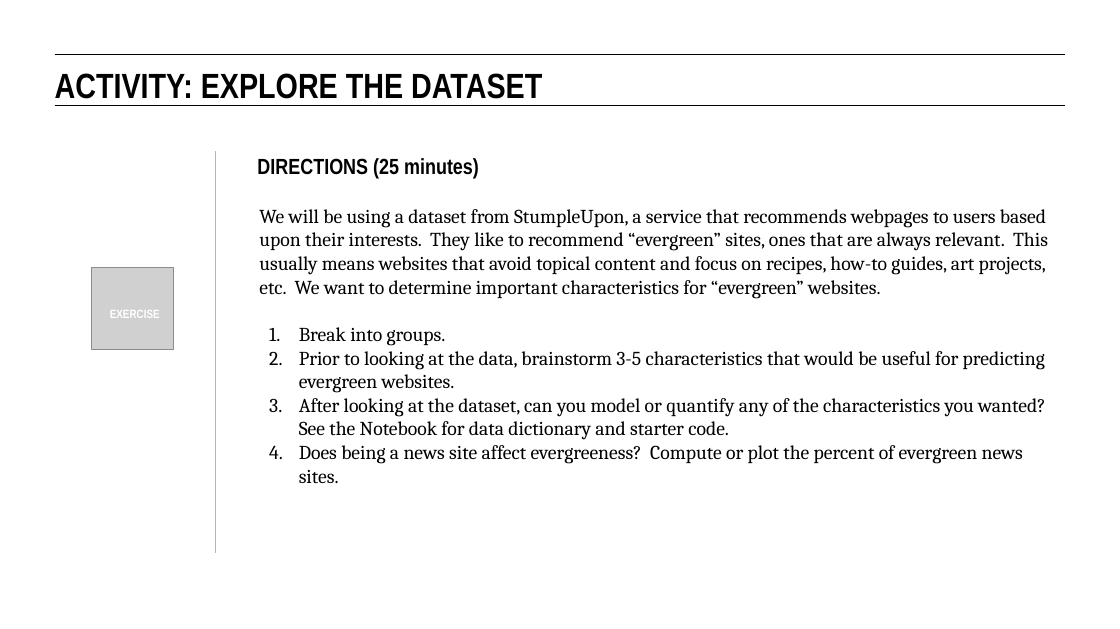
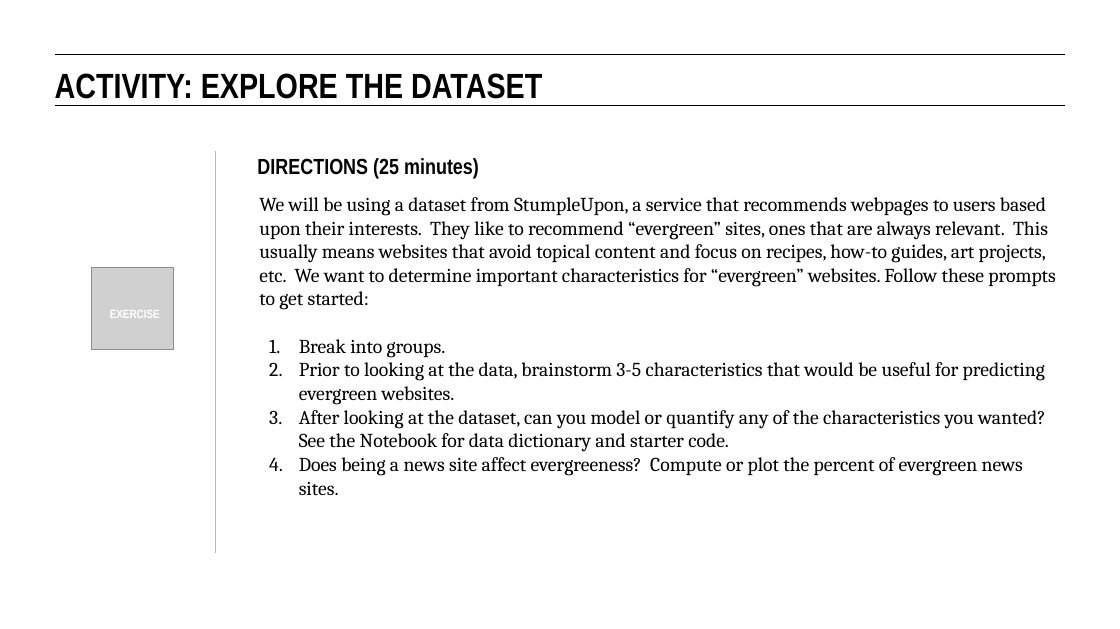
Before and after one commit to eflautt/ga-data-science, a slide deck: slide 13 of lessons/lesson-12/12-decision-trees-and-random-forests.pptx. Drawn at 1120x629 pixels with LibreOffice and Linux fonts; fonts in the diff are those of the drawing; grey boxes stand for pictures. Boxes give left, top, right and bottom in pixels: in the first picture for what was removed or moved away, otherwise in the second. Text is boxed around its words. In the diff, an @@ line names an element or a change of style, - is before the commit and + after.

```diff
--- a/lessons/lesson-12/12-decision-trees-and-random-forests.pptx
+++ b/lessons/lesson-12/12-decision-trees-and-random-forests.pptx
@@ text at [259,197,1056,310]: text changed @@
-We will be using a dataset from StumpleUpon, a service that recommends webpages to users based upon their interests. They like to recommend “evergreen” sites, ones that are always relevant. This usually means websites that avoid topical content and focus on recipes, how-to guides, art projects, etc. We want to determine important characteristics for “evergreen” websites.
+We will be using a dataset from StumpleUpon, a service that recommends webpages to users based upon their interests. They like to recommend “evergreen” sites, ones that are always relevant. This usually means websites that avoid topical content and focus on recipes, how-to guides, art projects, etc. We want to determine important characteristics for “evergreen” websites. Follow these prompts to get started:
```
Also in this commit, not shown: 11 other slides changed, 5 slides added.
